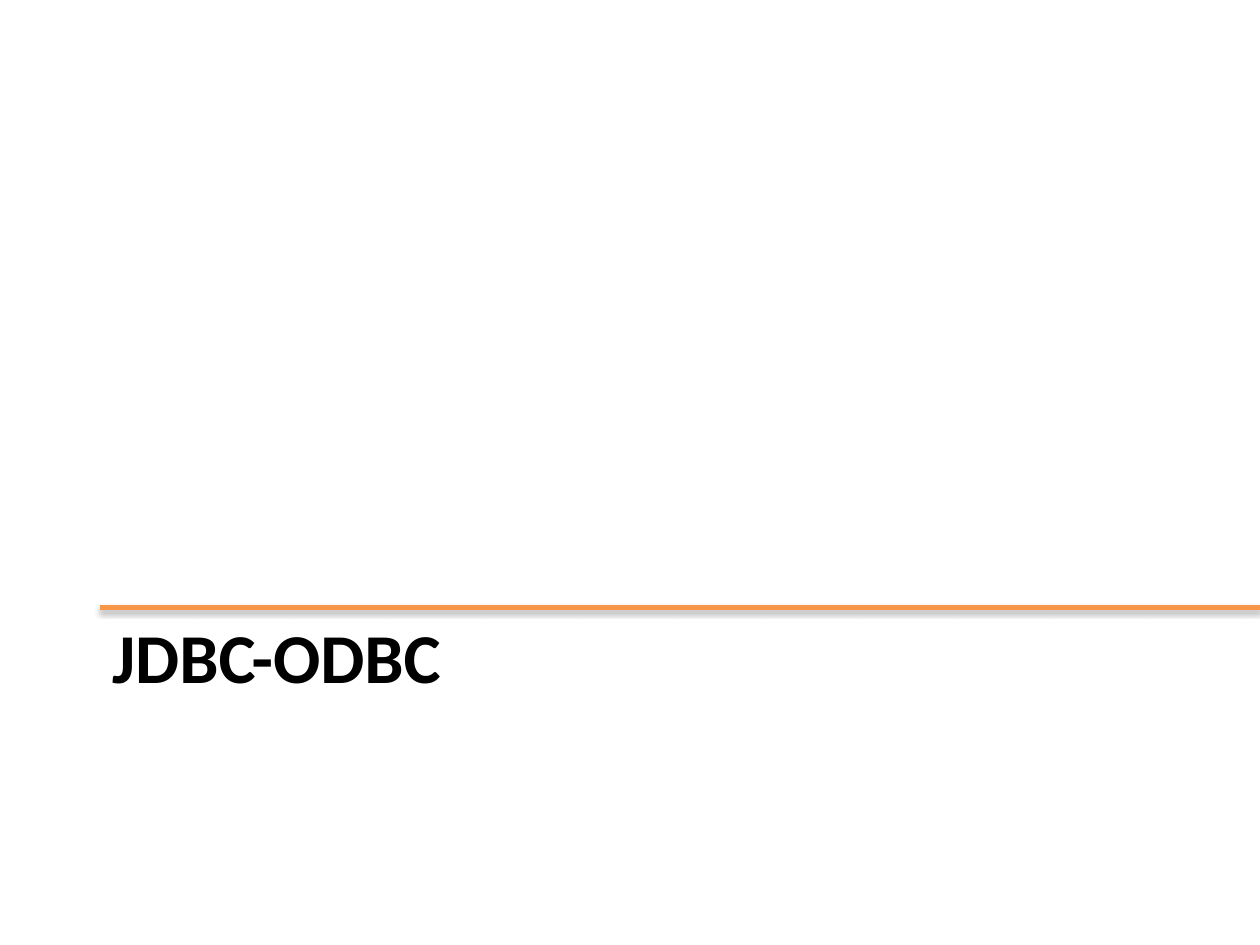
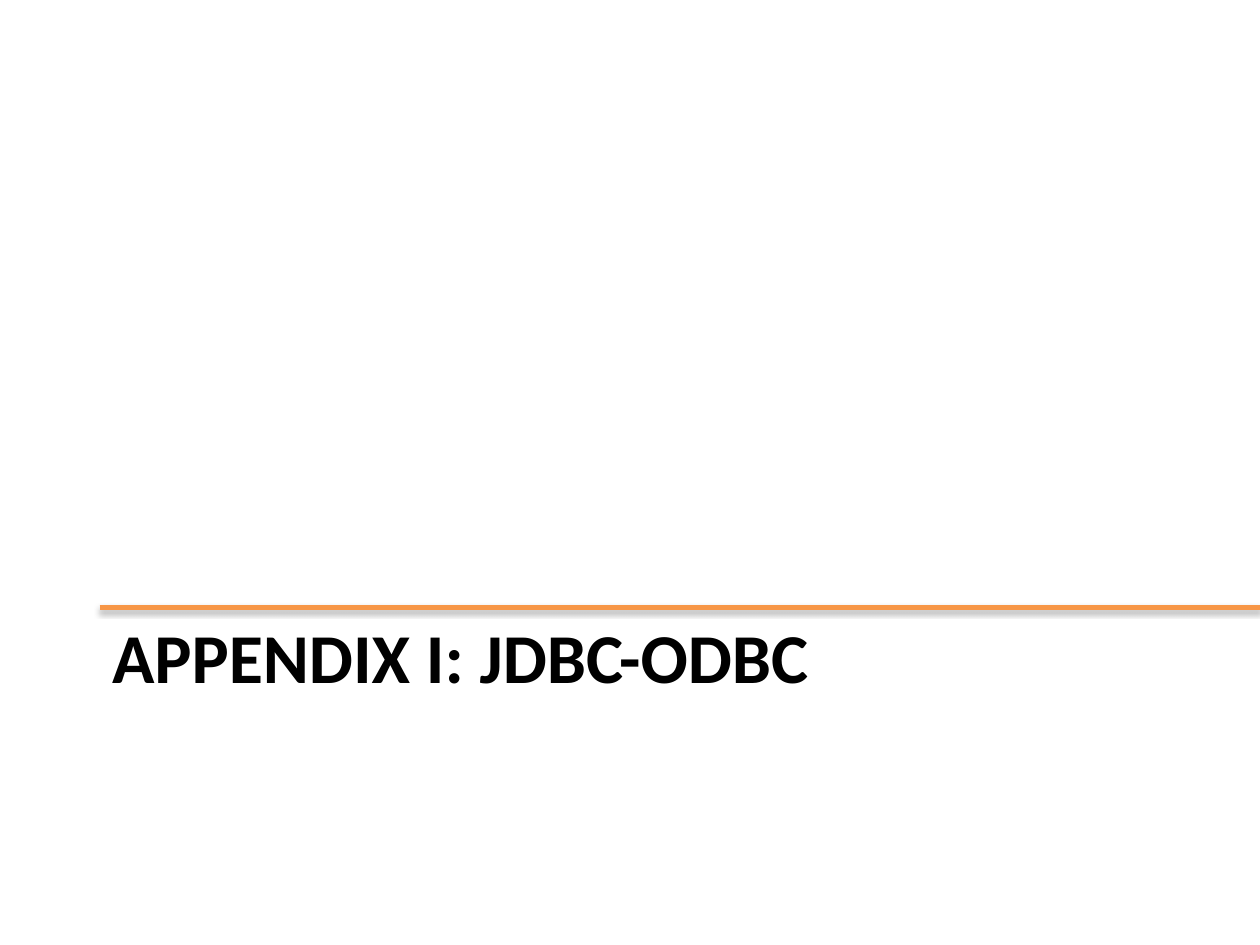
Before and after one commit to giordy97/Programmazione_Oggetti, a slide deck: slide 39 of slides/ppt/08_JDBC.pptx. Drawn at 1260x945 pixels with LibreOffice and Linux fonts; fonts in the diff are those of the drawing; background and template pictures are left out. Boxes give left, top, right and bottom in pixels: in the first picture for what was removed or moved away, otherwise in the second. Text is boxed around its words. In the diff, an @@ line names an element or a change of style, - is before the commit and + after.

```diff
--- a/slides/ppt/08_JDBC.pptx
+++ b/slides/ppt/08_JDBC.pptx
@@ title at (112,637,808,684): text changed @@
-JDBC-ODBC
+APPENDIX I: JDBC-ODBC
```
Also in this commit, not shown: 6 other slides changed, 3 other files.
